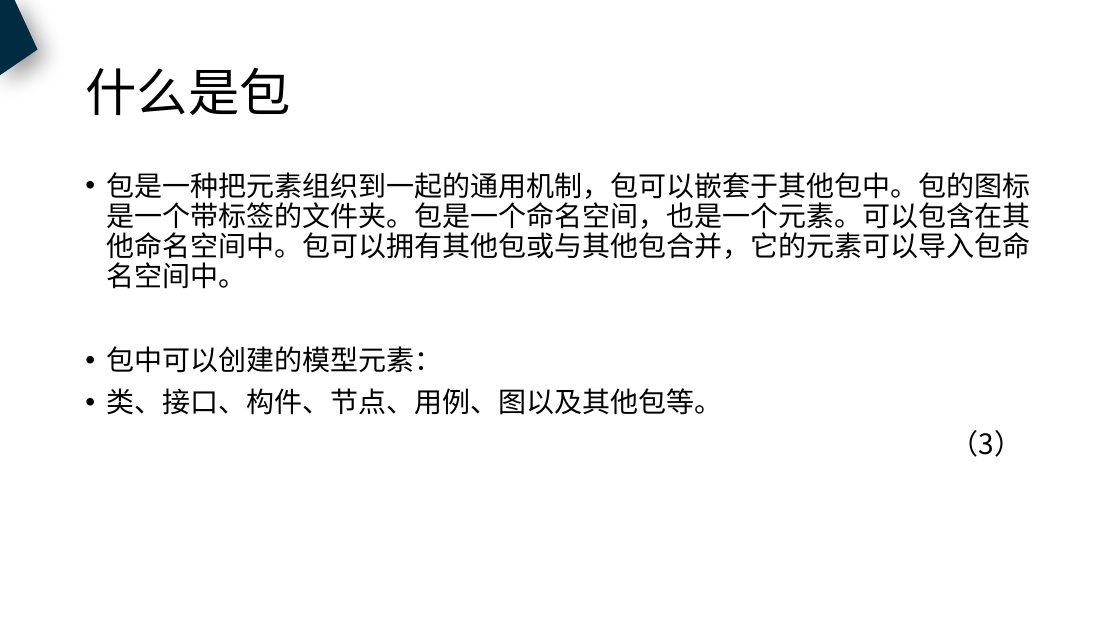
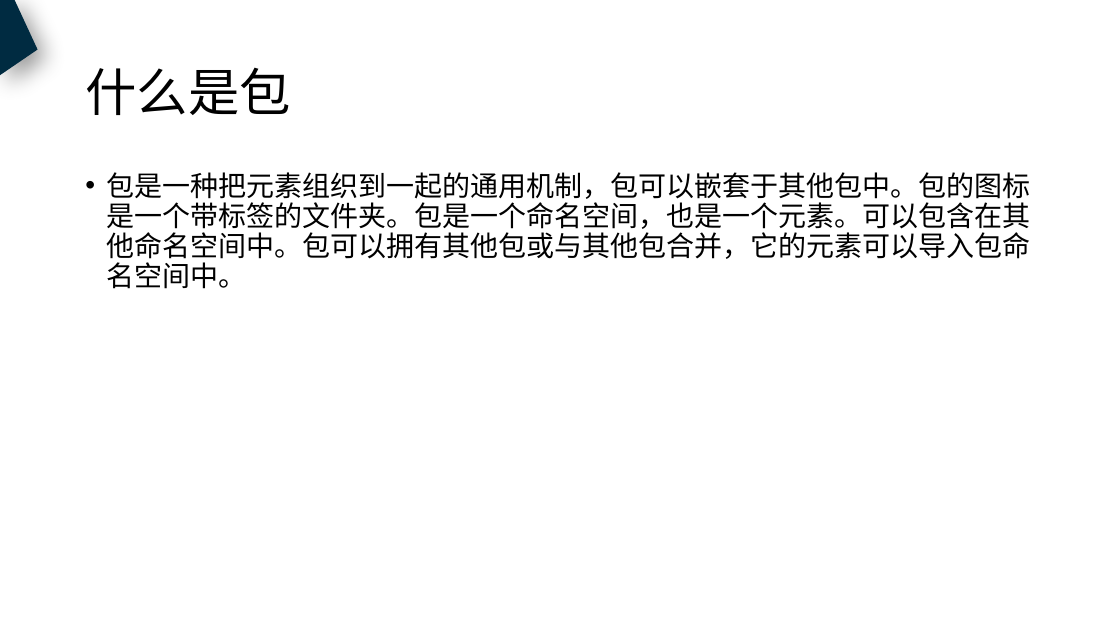
Before and after one commit to PRD2018-G18/PRD2018, a slide deck: slide 31 of 非受控文档/过程文档/UML基础3/UML基础3.pptx (slide 28 before the commit). Drawn at 1120x630 pixels with LibreOffice and Linux fonts; fonts in the diff are those of the drawing. Boxes give left, top, right and bottom in pixels: in the first picture for what was removed or moved away, otherwise in the second. Text is boxed around its words. In the diff, an @@ line names an element or a change of style, - is before the commit and + after.

```diff
--- a/非受控文档/过程文档/UML基础3/UML基础3.pptx
+++ b/非受控文档/过程文档/UML基础3/UML基础3.pptx
@@ text at <box>106,346,1022,457</box>: paragraphs removed @@
-• 包中可以创建的模型元素：
-• 类、接口、构件、节点、用例、图以及其他包等。
-（3）
```
Also in this commit, not shown: 12 other slides changed, 11 slides added, 1 slide removed.
